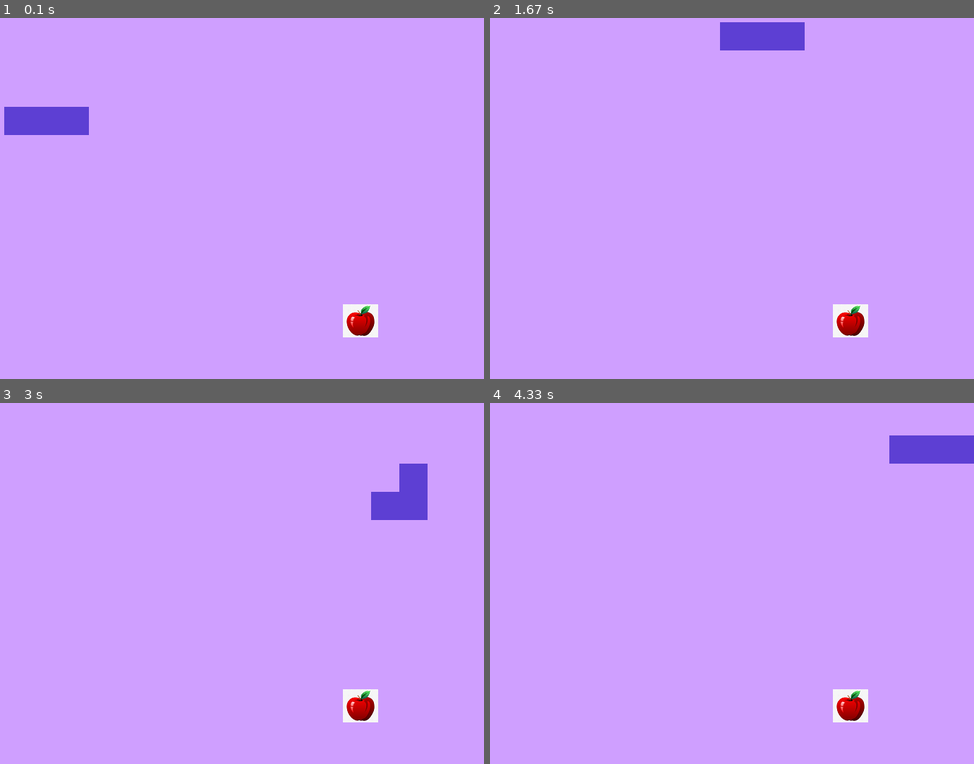
Above: before the commit, frames 1-4 (two rows, left to right).
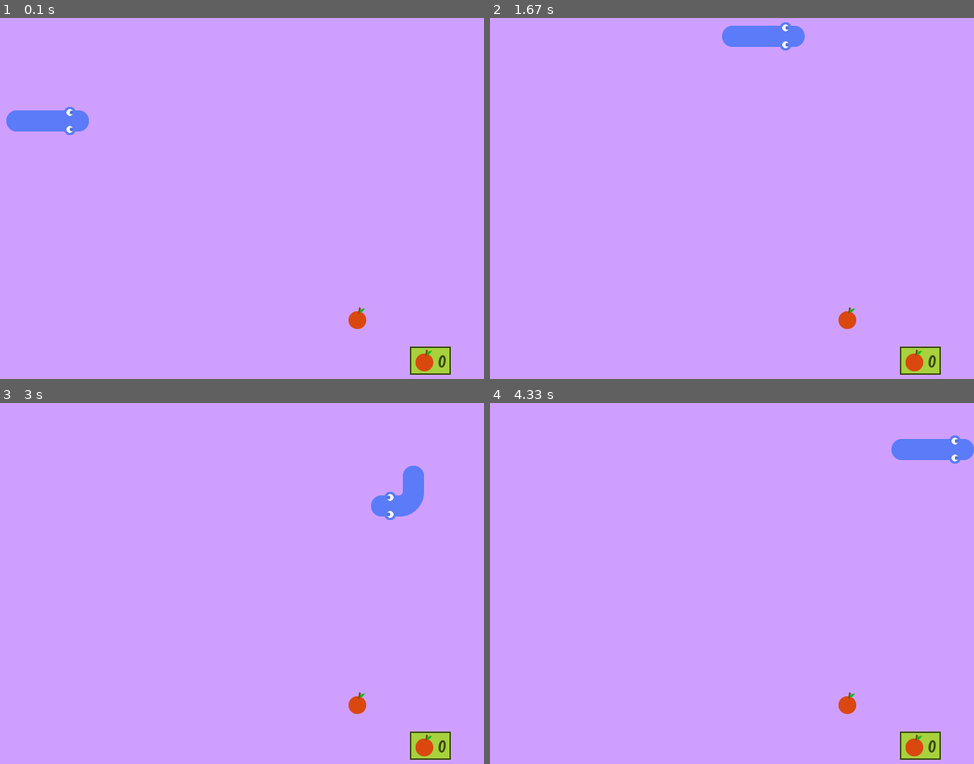
Above: after the commit, the same moments.

Repository: hari-haran17/Snake-game-in-Pygame
Game: pygame game, started from main.py
The game is run twice, just before and just after one commit, with the same random seed, the same clock (stepped at 60 frames per second) and the same inputs.
Inputs:
- Up to frame 1 (0.1 s): no input
- Up to frame 2 (1.67 s): hold Right 0.33-0.8 s; hold Up 0.83-1.3 s; hold Right from 1.33 s (still down)
- Up to frame 3 (3 s): release Right at 1.8 s; hold Down 2.4-2.7 s; hold Left from 2.73 s (still down)
- Up to frame 4 (4.33 s): release Left at 3.13 s; hold Up 3.17-3.53 s; hold Right 3.57-4.2 s; hold Down from 4.23 s (still down)

The runs differ from the first frame. In frame 1, 2.7% of the frame differs, in the area x 0-94%, y 24-99%; in frame 2, 2.7%; in frame 3, 2.7%; in frame 4, 2.7%.

Commit message:
Add files via upload

Diff:
--- a/main.py
+++ b/main.py
@@ -9,10 +9,77 @@
         self.direction = Vector2(1,0)
         self.new_block = False
 
+        self.body_bl = pygame.image.load('Images/body_bl.png').convert_alpha()
+        self.body_br = pygame.image.load('Images/body_br.png').convert_alpha()
+        self.body_horizontal = pygame.image.load('Images/body_horizontal.png').convert_alpha()
+        self.body_tl = pygame.image.load('Images/body_tl.png').convert_alpha()
+        self.body_tr = pygame.image.load('Images/body_tr.png').convert_alpha()
+        self.body_vertical = pygame.image.load('Images/body_vertical.png').convert_alpha()
+        self.head_down = pygame.image.load('Images/head_down.png').convert_alpha()
+        self.head_left = pygame.image.load('Images/head_left.png').convert_alpha()
+        self.head_right = pygame.image.load('Images/head_right.png').convert_alpha()
+        self.head_up = pygame.image.load('Images/head_up.png').convert_alpha()
+        self.tail_down = pygame.image.load('Images/tail_down.png').convert_alpha()
+        self.tail_left = pygame.image.load('Images/tail_left.png').convert_alpha()
+        self.tail_right = pygame.image.load('Images/tail_right.png').convert_alpha()
+        self.tail_up = pygame.image.load('Images/tail_up.png').convert_alpha()
+
+        self.crunch_sound = pygame.mixer.Sound('Sound/Sound_crunch.wav')
+        #self.bg_sound = pygame.mixer.Sound('Sound/African Safari Loop.wav')
+
+
+
     def draw_snake(self):
-        for block in self.body:
+        self.update_head_graphics()
+        self.update_tail_graphics()
+
+        for index,block in enumerate(self.body):
             block_rect = pygame.Rect(block.x*block_size, block.y*block_size, block_size, block_size)
-            pygame.draw.rect(screen, (93, 63, 211), block_rect)
+            #pygame.draw.rect(screen, (93, 63, 211), block_rect)
+            if index == 0:
+                screen.blit(self.head, block_rect)
+            elif index == (len(self.body) - 1):
+                screen.blit(self.tail, block_rect)
+            else:
+                previous_block = self.body[index+1] - block
+                next_block = self.body[index-1] - block
+                if previous_block.x == next_block.x:
+                    screen.blit(self.body_vertical, block_rect)
+                elif previous_block.y == next_block.y:
+                    screen.blit(self.body_horizontal, block_rect)
+                else:
+                    if previous_block.x == -1 and next_block.y == -1 or previous_block.y == -1 and next_block.x == -1:
+                        screen.blit(self.body_tl, block_rect)
+                    elif previous_block.x == -1 and next_block.y == 1 or previous_block.y == 1 and next_block.x == -1:
+                        screen.blit(self.body_bl, block_rect)
+                    elif previous_block.x == 1 and next_block.y == -1 or previous_block.y == -1 and next_block.x == 1:
+                        screen.blit(self.body_tr, block_rect)
+                    elif previous_block.x == 1 and next_block.y == 1 or previous_block.y == 1 and next_block.x == 1:
+                        screen.blit(self.body_br, block_rect)
+
+
+    def update_head_graphics(self):
+        head_relation = self.body[1] - self.body[0]
+        if head_relation == Vector2(1,0):
+            self.head = self.head_left
+        elif head_relation == Vector2(-1,0):
+            self.head = self.head_right
+        elif head_relation == Vector2(0,1):
+            self.head = self.head_up
+        elif head_relation == Vector2(0,-1):
+            self.head = self.head_down
+
+    def update_tail_graphics(self):
+        tail_relation = self.body[-2] - self.body[-1]
+        if tail_relation == Vector2(1, 0):
+            self.tail = self.tail_left
+        elif tail_relation == Vector2(-1, 0):
+            self.tail = self.tail_right
+        elif tail_relation == Vector2(0, 1):
+            self.tail = self.tail_up
+        elif tail_relation == Vector2(0, -1):
+            self.tail = self.tail_down
+
 
     def move_snake(self):
         if self.new_block == True:
@@ -28,6 +95,12 @@
     def add_block(self):
         self.new_block = True
 
+    def play_crunch_sound(self):
+        self.crunch_sound.play()
+
+    #def play_bg_sound(self):
+        #self.bg_sound.play()
+
 
 
 class FRUIT:
@@ -50,6 +123,7 @@
         self.fruit = FRUIT()
 
     def update(self):
+        #self.snake.play_bg_sound()
         self.snake.move_snake()
         self.check_collision()
         self.check_fail()
@@ -57,11 +131,13 @@
     def draw_elements(self):
         self.fruit.draw_fruit()
         self.snake.draw_snake()
+        self.draw_score()
 
     def check_collision(self):
         if self.fruit.pos == self.snake.body[0]:
             self.fruit.randomize()
             self.snake.add_block()
+            self.snake.play_crunch_sound()
 
     def check_fail(self):
         if not 0 <= self.snake.body[0].x < block_no or not 0 <= self.snake.body[0].y < block_no:
@@ -74,6 +150,22 @@
         pygame.quit()
         sys.exit()
 
+    def draw_score(self):
+        score_text = str(len(self.snake.body) -3)
+        score_surface = game_font.render(score_text, True, (56,74,12))
+        score_x = int(block_size*block_no - 60)
+        score_y = int(block_no*block_size - 40)
+        score_rect = score_surface.get_rect(center = (score_x, score_y))
+
+        apple_rect = apple.get_rect(midright = (score_rect.left, score_rect.centery))
+        bg_rect = pygame.Rect(apple_rect.left, apple_rect.top, apple_rect.width+score_rect.width+7, apple_rect.height)
+        pygame.draw.rect(screen, (167,209,61), bg_rect)
+        screen.blit(score_surface, score_rect)
+        screen.blit(apple,apple_rect)
+        pygame.draw.rect(screen, (56,74,12), bg_rect,2)
+
+
+pygame.mixer.pre_init(44100,-16,2,512)
 pygame.init()
 
 block_size = 40
@@ -81,7 +173,8 @@
 
 screen = pygame.display.set_mode((block_size*block_no,block_size*block_no))
 clock = pygame.time.Clock()
-apple = pygame.image.load('Images/apple.png').convert_alpha()
+apple = pygame.image.load('Images/apple3.png').convert_alpha()
+game_font = pygame.font.Font('Font/Cotton Butter.ttf', 25)
 
 SCREEN_UPDATE = pygame.USEREVENT
 pygame.time.set_timer(SCREEN_UPDATE, 150)
